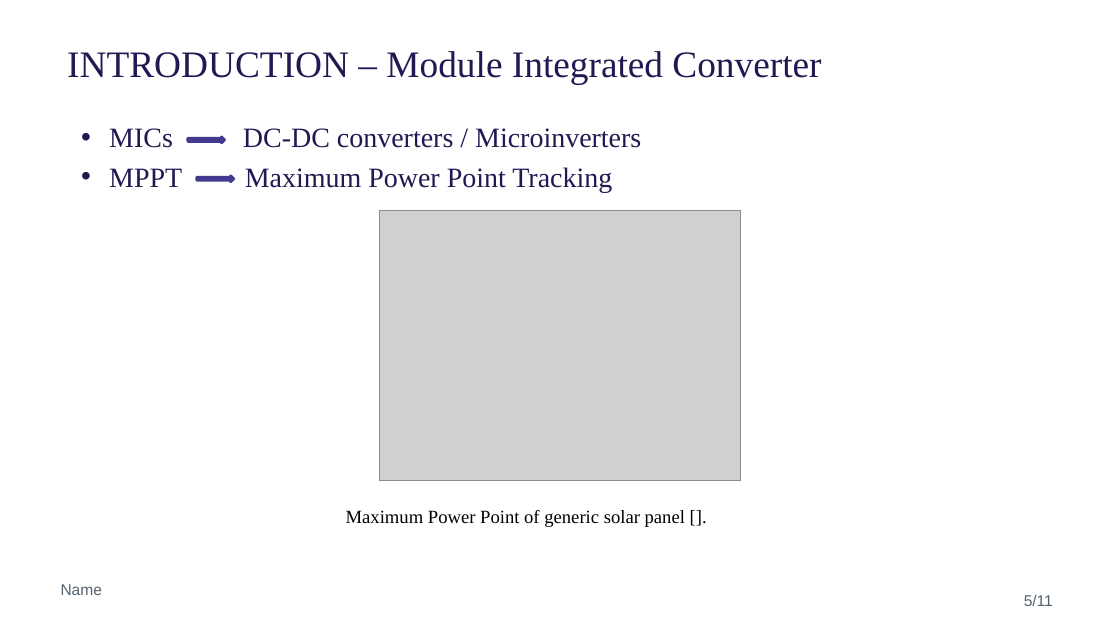
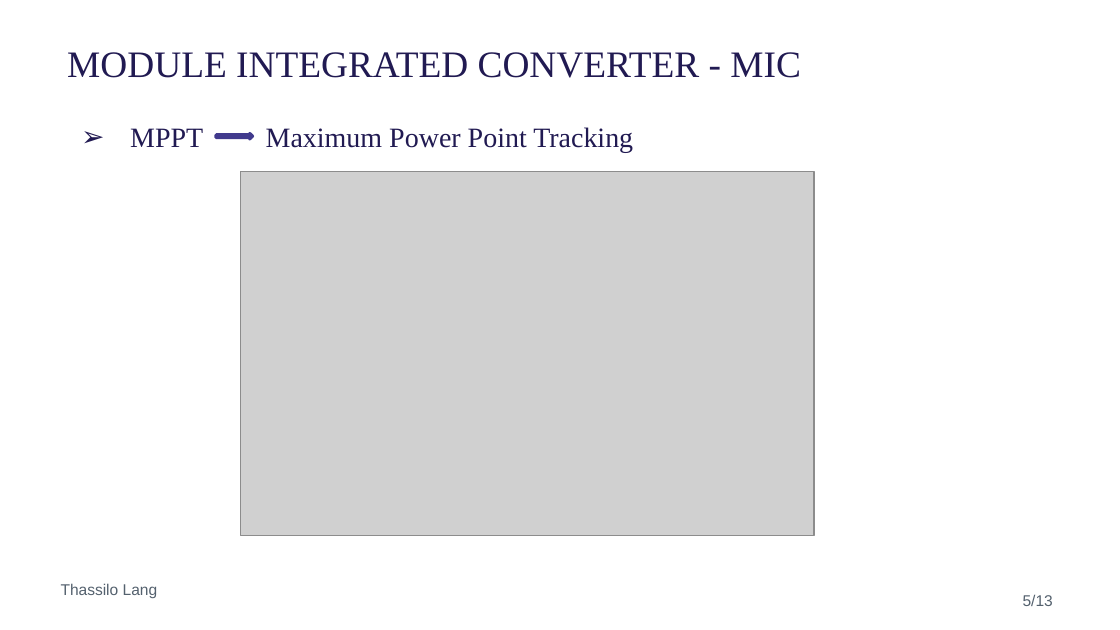
Before and after one commit to NicolaiFransen/Semester-Project-PED1, a slide deck: slide 5 of Reports/Presentation_P0_11_10.pptx. Drawn at 1120x630 pixels with LibreOffice and Linux fonts; fonts in the diff are those of the drawing; grey boxes stand for pictures; background and template pictures are left out. Boxes give left, top, right and bottom in pixels: in the first picture for what was removed or moved away, otherwise in the second. Text is boxed around its words. In the diff, an @@ line names an element or a change of style, - is before the commit and + after.

```diff
--- a/Reports/Presentation_P0_11_10.pptx
+++ b/Reports/Presentation_P0_11_10.pptx
@@ title at bbox=[67, 52, 801, 78]: text changed @@
-INTRODUCTION – Module Integrated Converter
+MODULE INTEGRATED CONVERTER - MIC
@@ text "MPPT Maximum Power Point Tracking" at bbox=[130, 127, 633, 153]: bullet • to ➢ @@
@@ text at bbox=[109, 128, 641, 148]: paragraph removed @@
-• MICs DC-DC converters / Microinverters
@@ right arrow removed at bbox=[188, 137, 225, 142] @@
@@ right arrow: place and size @@
-right arrow at bbox=[197, 176, 234, 181]
+right arrow at bbox=[216, 133, 253, 139]
@@ picture added at bbox=[241, 171, 814, 535] @@
@@ picture removed at bbox=[380, 211, 740, 480] @@
@@ text removed at bbox=[346, 510, 685, 527] @@
-Maximum Power Point of generic solar panel [].
@@ text at bbox=[61, 583, 158, 598]: text changed @@
-Name
+Thassilo Lang
@@ page number at bbox=[1023, 594, 1053, 606]: text changed @@
-5/11
+5/13
```
Also in this commit, not shown: 8 other slides changed, 3 slides added, 8 slides removed.
